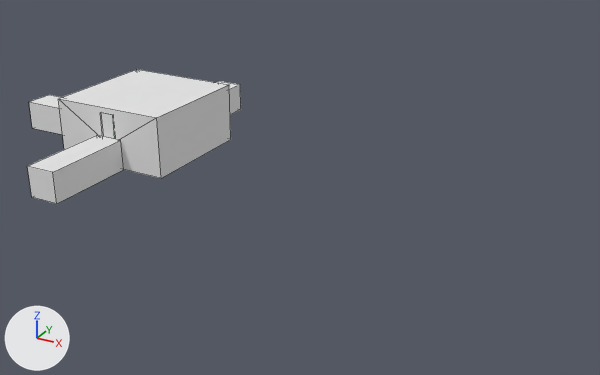
A saved change to the Blender file DyNaDeMo/assets/Textures/DoorRightRoute.blend.
One viewpoint serves both versions: a 50 mm camera at (17.41, -20.98, 10.23) aimed at (5.74, 0.24, -0.38). The axes (+X, +Y, +Z) are drawn at lower left. The lights are the same throughout. Mesh edges are drawn as thin lines.

The first picture shows 'Corridor', 'CorridorLeft', 'CorridorRight', 'Room'.
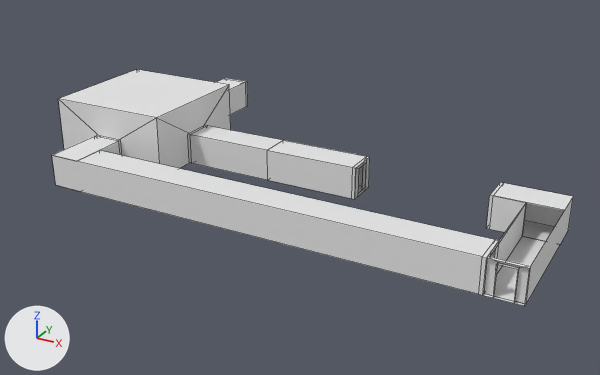
Edits to the bpy script that builds the scene:
```text
Add mat_room_012:
    mat_room_012 = diffuse_material('Room.012')
    mat_room_012.base_color = (0.787, 0.787, 0.787)  # white #e5e5e5
Add mat_room_013:
    mat_room_013 = diffuse_material('Room.013')
    mat_room_013.base_color = (0.787, 0.787, 0.787)  # white #e5e5e5
Add mat_room_011:
    mat_room_011 = diffuse_material('Room.011')
    mat_room_011.base_color = (0.787, 0.787, 0.787)  # white #e5e5e5
Add mat_room_004:
    mat_room_004 = diffuse_material('Room.004')
    mat_room_004.base_color = (0.787, 0.787, 0.787)  # white #e5e5e5
Add mat_room_003:
    mat_room_003 = diffuse_material('Room.003')
    mat_room_003.base_color = (0.787, 0.787, 0.787)  # white #e5e5e5
Change me_corridorleft:
    used by ob_corridorleft; location = (0.0, 3.5, 0.0); rotation_euler = (0.0, 0.0, -1.571), in degrees (0, 0, -90); scale = (1.5, 0.5, 1.0)
    remove me_corridorleft.from_pydata(...)  # 12 vertices, 8 faces; spans x -1.0..1.0, y -1.0..1.0, z 0.0..1.0
    remove me_corridorleft.materials.append(mat_room)  # white #e5e5e5
    add me_corridorleft.from_pydata(...)  # 32 vertices, 28 faces, 4 loose edges; spans x -1.33..1.0, y -1.0..1.0, z 0.0..1.0
    me_corridorleft part 1
    4 vertices are removed from x -1.0, y -1.0..1.0, z 0.0..1.0
    8 faces are deleted
    16 vertices are added at x -1.33..-1.27, y -1.0..1.0, z 0.0..1.0
    8 new vertices lie (-0.07, 0.0, 0.0) away from vertices in x 1.0, y -1.0..1.0, z 0.0..1.0
    4 loose edges are added
    28 new faces join them
    add me_corridorleft.materials.append(mat_room_012)  # white #e5e5e5
Add me_observebuttondoorsc:
    me_observebuttondoorsc.from_pydata(...)  # 96 vertices, 65 faces, 22 loose edges; spans x -2.7..0.3, y -28.0..1.0, z 0.0..1.0
    # faces by material slot: [17, 16, 16, 16]
    me_observebuttondoorsc.materials.append(mat_room_003)  # white #e5e5e5
    me_observebuttondoorsc.materials.append(mat_room_011)  # white #e5e5e5
    me_observebuttondoorsc.materials.append(mat_room_013)  # white #e5e5e5
    me_observebuttondoorsc.materials.append(mat_room_004)  # white #e5e5e5
Add me_buttondoorscorridor:
    me_buttondoorscorridor.from_pydata(...)  # 40 vertices, 32 faces, 4 loose edges; spans x -3.0..1.0, y -1.0..1.0, z 0.0..1.0
    # faces by material slot: [16, 16]
    me_buttondoorscorridor.materials.append(mat_room)  # white #e5e5e5
    me_buttondoorscorridor.materials.append(mat_room_011)  # white #e5e5e5
Remove ob_corridorright:
    ob_corridorright = bpy.data.objects.new('CorridorRight', me_corridorright)
    ob_corridorright.location = (0.0, -3.5, 0.0)
    ob_corridorright.rotation_euler = (0.0, 0.0, 1.571)  # degrees (0, 0, 90)
    ob_corridorright.scale = (1.5, 0.5, 1.0)
Change ob_corridorleft:
    ob_corridorleft.rotation_euler: (0.0, 0.0, -1.571) -> (0.0, 0.0, 4.712)  # degrees (0, 0, -90) -> degrees (0, 0, 270)
Remove ob_corridor:
    ob_corridor = bpy.data.objects.new('Corridor', me_corridor)
    ob_corridor.location = (-3.5, 0.0, 0.0)
    ob_corridor.scale = (1.5, 0.5, 1.0)
Add ob_observebuttondoorsc:
    ob_observebuttondoorsc = bpy.data.objects.new('ObserveButtonDoorsC', me_observebuttondoorsc)
    ob_observebuttondoorsc.location = (13.5, -3.5, 0.0)
    ob_observebuttondoorsc.rotation_euler = (0.0, 0.0, -1.571)  # degrees (0, 0, -90)
    ob_observebuttondoorsc.scale = (1.5, 0.5, 1.0)
Add ob_buttondoorscorridor:
    ob_buttondoorscorridor = bpy.data.objects.new('ButtonDoorsCorridor', me_buttondoorscorridor)
    ob_buttondoorscorridor.location = (6.5, 0.0, 0.0)
    ob_buttondoorscorridor.scale = (1.5, 0.5, 1.0)
```

What differs and where, as boxes (x1, y1, x2, y2) in the pictures (600 x 375 px):
'ObserveButtonDoorsC', added: after (52, 135, 573, 306)
    faces in mat_room_013 (white #e5e5e5): (52, 150, 499, 295)
    faces in mat_room_003 (white #e5e5e5): (483, 198, 573, 306)
    faces in mat_room_004 (white #e5e5e5): (486, 182, 573, 241)
    faces in mat_room_011 (white #e5e5e5): (53, 135, 122, 161)
'ButtonDoorsCorridor', added: after (188, 125, 370, 199)
    faces in mat_room (white #e5e5e5): (267, 140, 370, 199)
    faces in mat_room_011 (white #e5e5e5): (188, 125, 283, 180)
'CorridorRight', deleted: before (27, 135, 124, 204)
'Corridor', deleted: before (29, 95, 63, 135)
'CorridorLeft', reshaped, turned: before (216, 81, 241, 115); after (216, 78, 248, 115)
